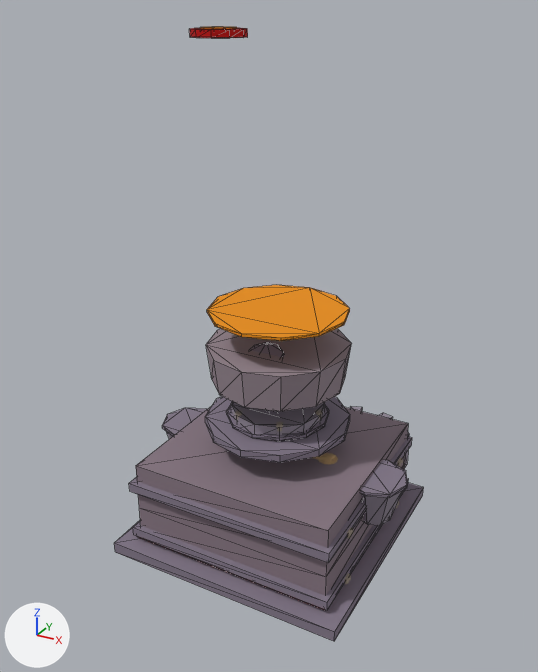
The glTF model buildings/smelter/models/smelter_turret_flat.glb, before and after one commit.
The view is the same before and after, from a 50 mm camera at (1.64, -3.09, 2.7) aimed at (-0.07, 0.02, 1.15). The lights are fixed; the arrows at lower left show +X, +Y and +Z. The first picture is the older version. Mesh edges are drawn as thin lines on the coarser meshes. Where no turn or scale is listed for an object, it has been applied to the vertices. Vertices at exactly the same position are counted once.

The first picture shows 'BandHi', 'BandLo', 'BasePlatform', 'Body', 'ChamberLid', 'FireGlow', 'FiringChamber', 'HopperRight', 'HopperRightRim', 'Muzzle', 'TurretBase', 'TurretRing' and 12 more.
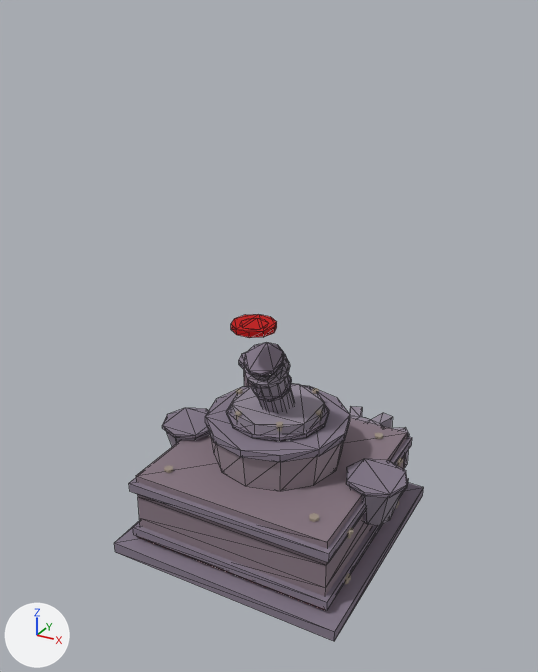
The newer file is also rescaled (x2.0) as a whole; pictures and numbers use the older file's frame.

The edits, one by one:
me_box_001 is used by ob_body; location (0.0, 0.01, 0.12).
me_box_001 had 16 vertices, 28 faces and spanned x -0.55..0.55, y -0.55..0.55, z 0.0..0.4.
me_box_001 now has 16 vertices, 28 faces and spans x -0.55..0.55, y -0.555..0.545, z -0.06..0.34.
me_box_001 part 1: the whole mesh is moved by (0.0, -0.005, -0.06).
me_cylinder_005 is used by ob_fireglow; location (0.0, 0.0, 1.3).
me_cylinder_005 had 24 vertices, 44 faces and spanned x -0.36..0.36, y -0.36..0.36, z 0.0..0.015.
me_cylinder_005 now has 24 vertices, 44 faces and spans x -0.36..0.36, y -0.36..0.36, z -0.65..-0.635.
me_cylinder_005 part 2: the whole mesh is moved by (0.0, 0.0, -0.65).
me_cone is used by ob_firingchamber; location (0.0, 0.006, 0.92).
me_cone had 24 vertices, 44 faces and spanned x -0.375..0.375, y -0.375..0.375, z 0.0..0.2.
me_cone now has 24 vertices, 44 faces and spans x -0.375..0.375, y -0.378..0.372, z -0.46..-0.26.
me_cone part 3: the whole mesh is moved by (0.0, -0.003, -0.46).
me_cylinder_008 is used by ob_muzzle; location (0.0, -0.496, 2.6).
me_cylinder_008 had 20 vertices, 36 faces and spanned x -0.11..0.11, y -0.105..0.105, z 0.0..0.03.
me_cylinder_008 now has 20 vertices, 36 faces and spans x -0.11..0.11, y 0.143..0.353, z -1.3..-1.27.
me_cylinder_008 part 4: the whole mesh is moved by (0.0, 0.248, -1.3).

Location of each change, [x1, y1, x2, y2] in pixels of the pictures (538 x 672 px):
'Body', moved
    before: [136, 406, 408, 596]
    after: [136, 418, 407, 596]
'FiringChamber', moved
    before: [206, 329, 352, 411]
    after: [211, 438, 344, 491]
'FireGlow', moved (not visible afterwards)
    before: [207, 285, 350, 341]
'Muzzle', moved
    before: [190, 28, 248, 38]
    after: [231, 314, 277, 338]
